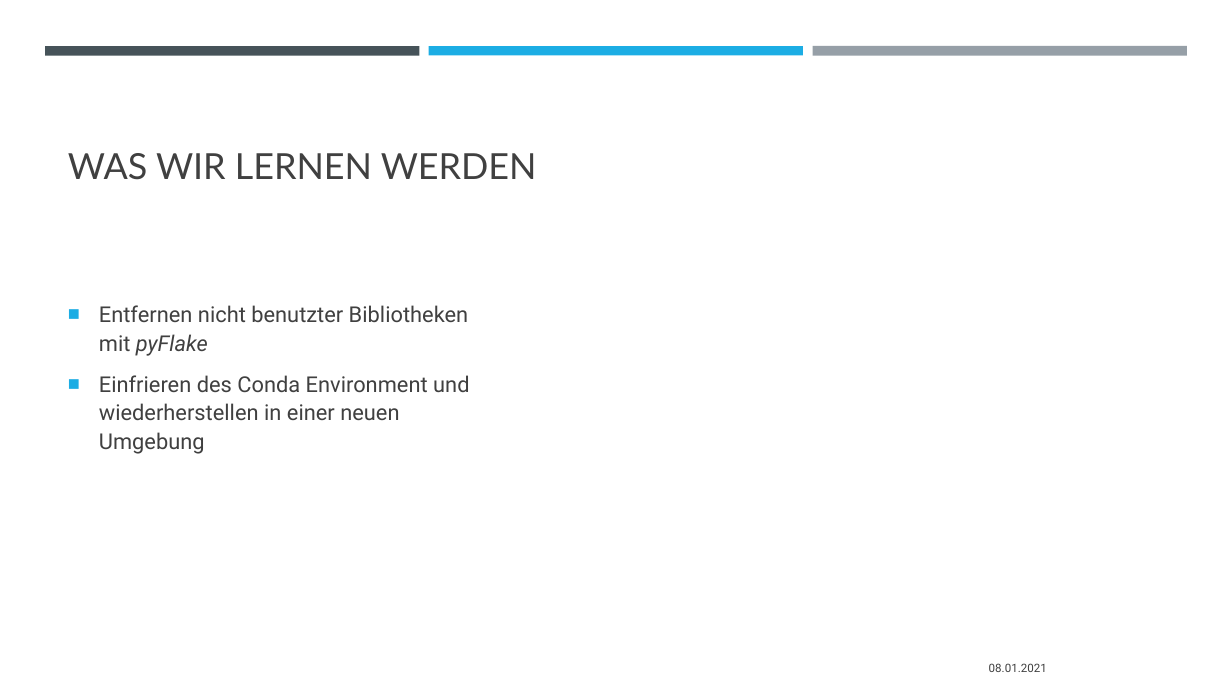
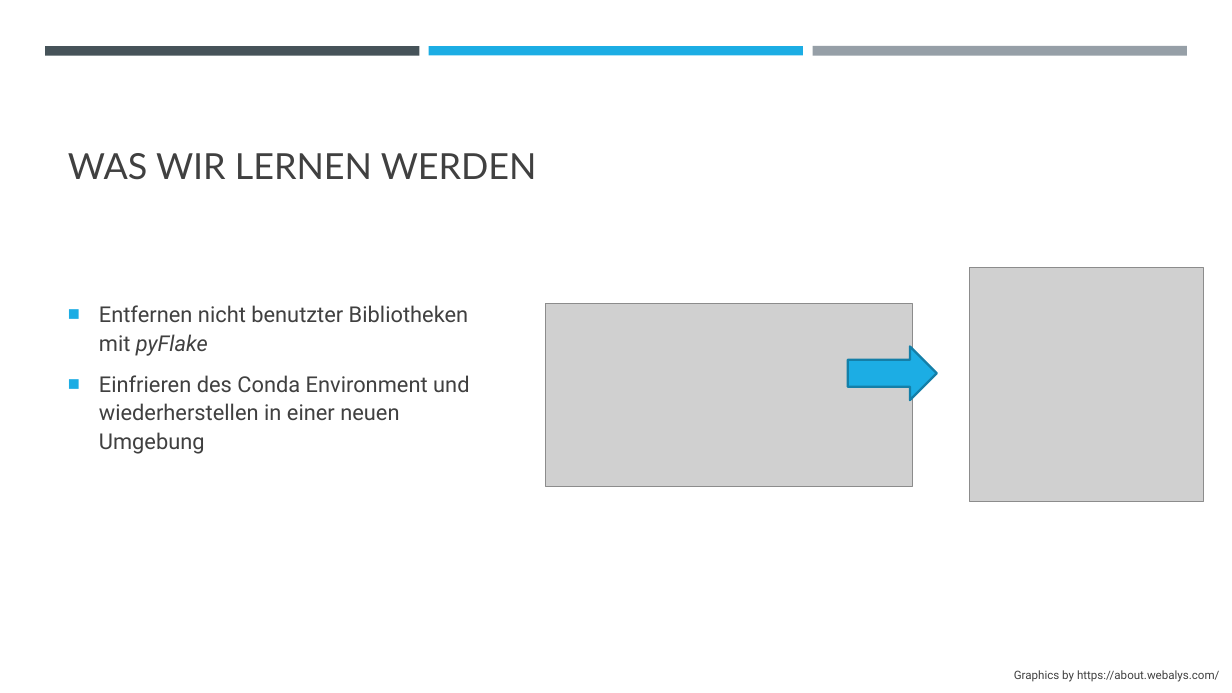
Before and after one commit to padmalcom/AISpeechAssistant, a slide deck: slide 2 of slides/12_paketierung.pptx. Drawn at 1232x693 pixels with LibreOffice and Linux fonts; fonts in the diff are those of the drawing; grey boxes stand for pictures. Boxes give left, top, right and bottom in pixels: in the first picture for what was removed or moved away, otherwise in the second. Text is boxed around its words. In the diff, an @@ line names an element or a change of style, - is before the commit and + after.

```diff
--- a/slides/12_paketierung.pptx
+++ b/slides/12_paketierung.pptx
@@ picture added at (970, 268, 1203, 502) @@
@@ picture added at (546, 304, 913, 487) @@
@@ right arrow added at (848, 347, 936, 400), fill #1CADE4, outline #1580A9 1.75 pt @@
@@ text at (1014, 670, 1219, 682): text changed @@
-08.01.2021
+Graphics by https://about.webalys.com/
```
Also in this commit, not shown: 1 other slide changed, 2 other files.
